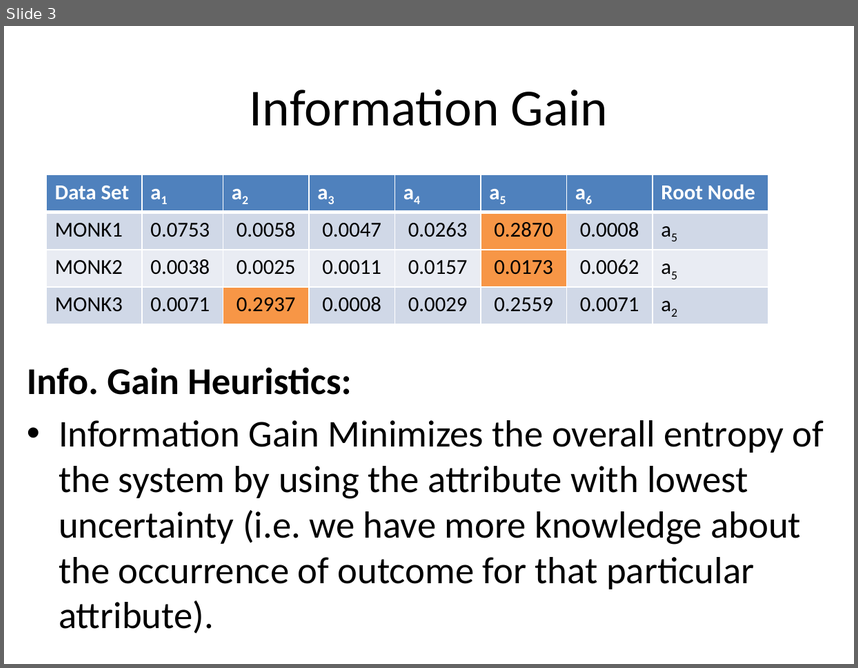
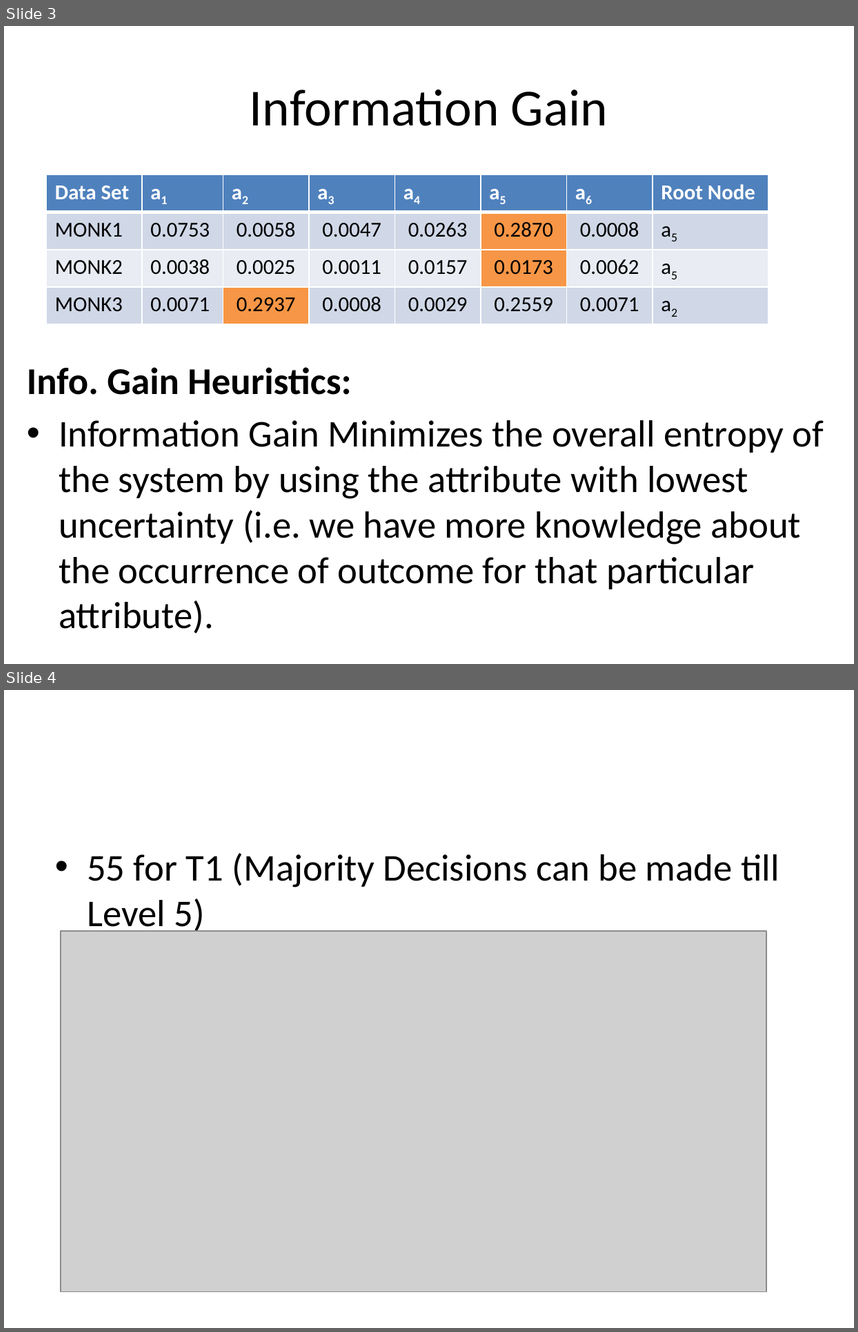
Before and after one commit to BilalAkhtar88/Machine-Learning, a slide deck: Assignment1/Assignment.pptx. Shown one above the other, each under a label of ours: slide 3 before the commit, slides 3 and 4 after it. The pictures are 858x668 and 858x1332 pixels, drawn with LibreOffice and Linux fonts; fonts in the diff are those of the drawing; grey boxes stand for pictures. Boxes give left, top, right and bottom in pixels: in the first picture for what was removed or moved away, otherwise in the second. Text is boxed around its words. In the diff, an @@ line names an element or a change of style, - is before the commit and + after.

```diff
--- a/Assignment1/Assignment.pptx
+++ b/Assignment1/Assignment.pptx
@@ slide 4 added at [4, 690, 854, 1328], background #FFFFFF @@
@@ text added at [87, 853, 780, 935], 32 pt, text #000000 @@
+• 55 for T1 (Majority Decisions can be made till Level 5)
@@ picture added at [61, 931, 766, 1291] @@
```
Also in this commit, not shown: 2 other slides added, 4 other files.
